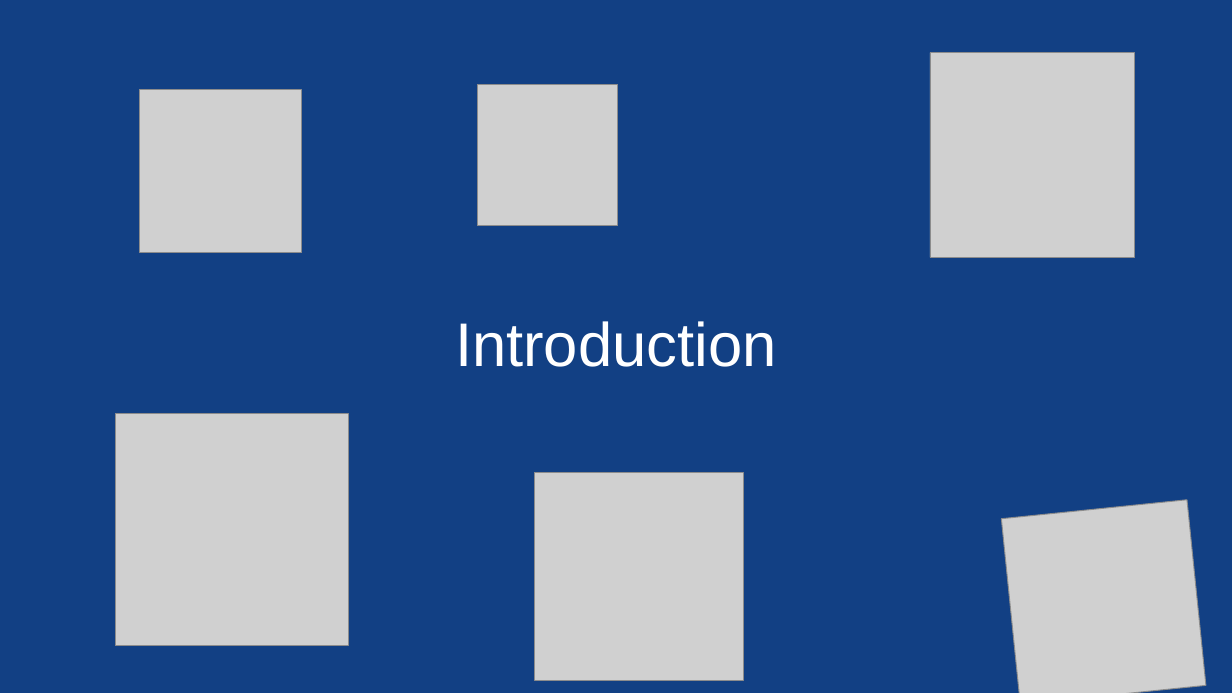
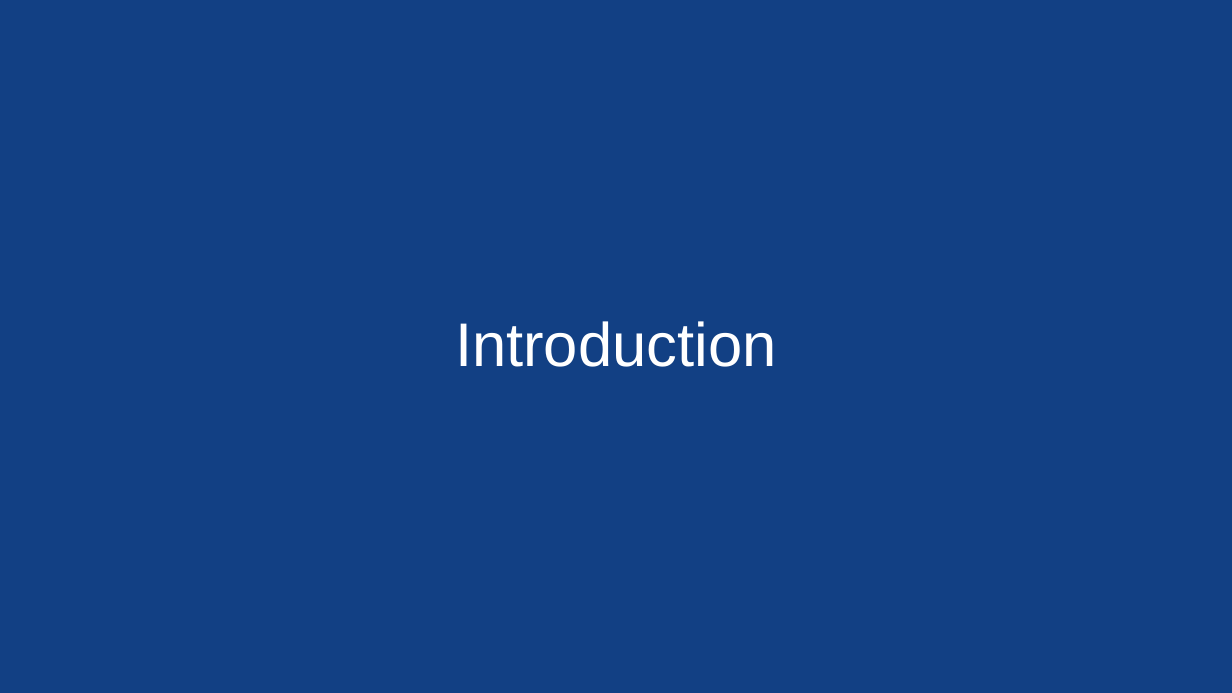
Before and after one commit to SkillUflow/RePlaced, a slide deck: slide 2 of .documents/Présentation - mercredi 22 mai/Soutenance du projet.pptx. Drawn at 1232x693 pixels with LibreOffice and Linux fonts; fonts in the diff are those of the drawing; grey boxes stand for pictures. Boxes give left, top, right and bottom in pixels: in the first picture for what was removed or moved away, otherwise in the second. Text is boxed around its words. In the diff, an @@ line names an element or a change of style, - is before the commit and + after.

```diff
--- a/.documents/Présentation - mercredi 22 mai/Soutenance du projet.pptx
+++ b/.documents/Présentation - mercredi 22 mai/Soutenance du projet.pptx
@@ picture removed at bbox=[931, 53, 1135, 257] @@
@@ picture removed at bbox=[477, 85, 617, 226] @@
@@ picture removed at bbox=[140, 90, 302, 252] @@
@@ picture removed at bbox=[116, 413, 348, 645] @@
@@ picture removed at bbox=[535, 472, 743, 680] @@
@@ picture removed at bbox=[1001, 500, 1206, 693] @@
```
Also in this commit, not shown: 1 other slide changed, 1 slide added, 2 slides removed, 1 other file.
